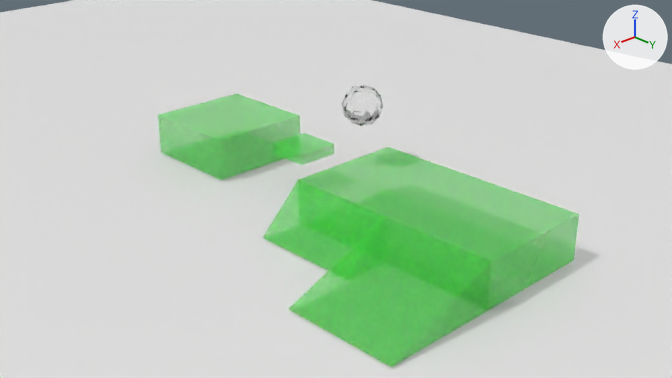
The Blender file jonmsawyer/Character Controller Demo/Character Controller Demo.blend as it was, and as the next commit left it.
The view is the same before and after, from the file's camera 'Camera'. Arrows for +X, +Y and +Z are at upper right; the lights stay in place.

In view in the first picture: 'FloatingPlatform', 'Ground', 'Icosphere', 'Platform', 'Platform.001', 'Ramp', 'Ramp.001'.
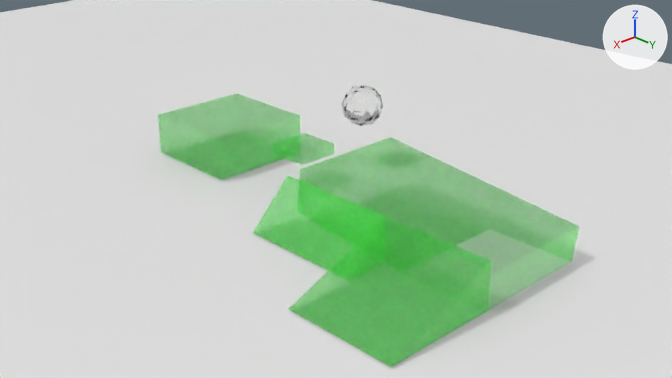
Changed parts and their boxes (x1, y1, x2, y2) in the pictures (672 x 378 px):
'Platform', surface changed, turned
    before: (299, 147, 579, 310)
    after: (299, 137, 579, 312)
'Ramp.001', surface changed
    both: (290, 217, 491, 367)
'Platform.001', surface changed
    both: (158, 94, 300, 180)
'Ramp', surface changed, moved, rescaled (8% wider)
    before: (263, 180, 386, 271)
    after: (253, 176, 386, 271)

The change in detail:
In material 'Environment' (mat_environment), metallic goes from 0.367 to 0.78.
In material 'Environment' (mat_environment), roughness goes from 0.83 to 0.463.
In material 'Environment' (mat_environment), alpha goes from 0.431 to 0.422.
Object 'Platform' (ob_platform) turns from (0, 0, 0) to (174, 0, 0) degrees about x, y and z.
Object 'Ramp' (ob_ramp) moves from (-1.33, 3.0, 0.67) to (-1.33, 2.69, 0.67).
Object 'Ramp' (ob_ramp) is rescaled from (1.0, 1.0, 1.0) to (1.0, 1.14, 1.0).
